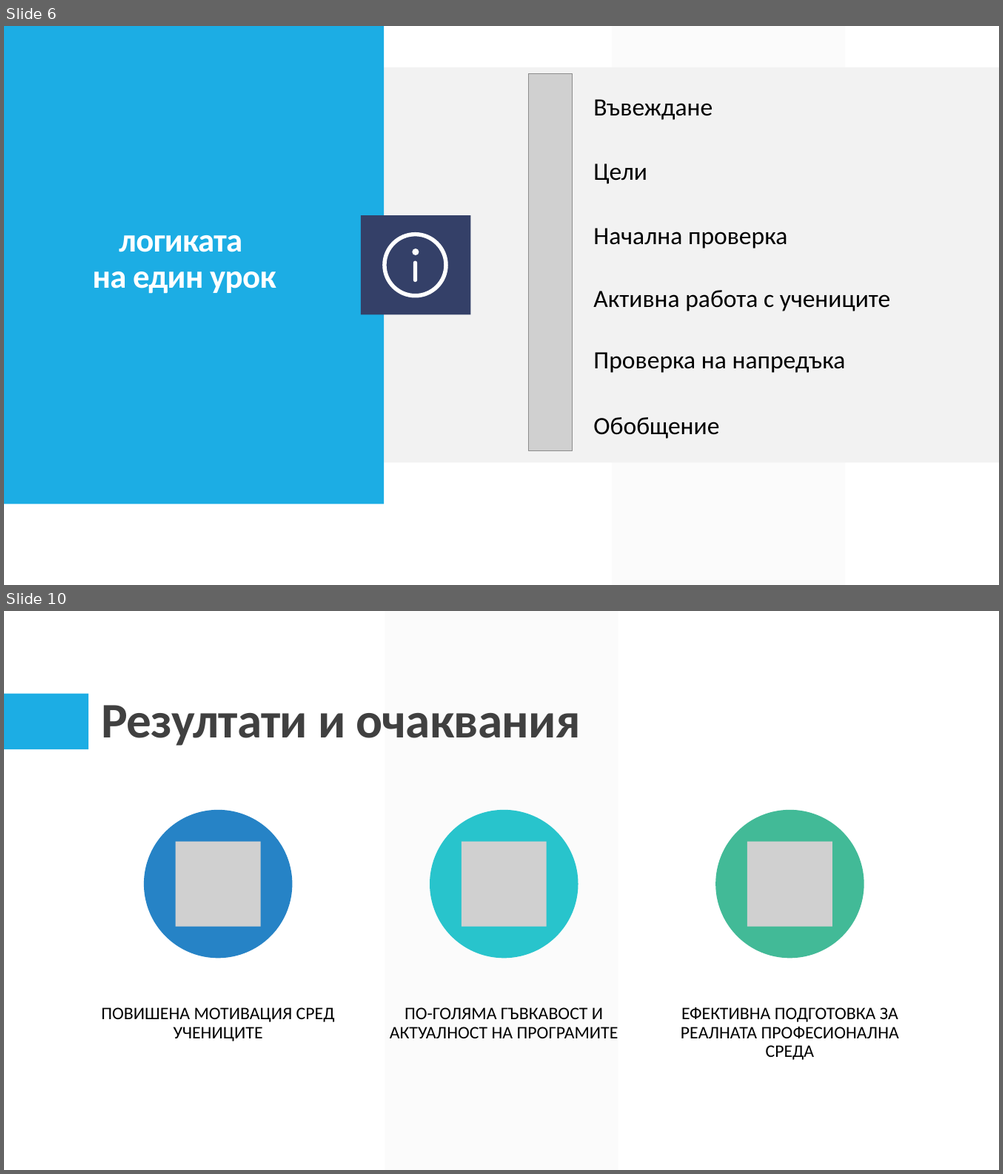
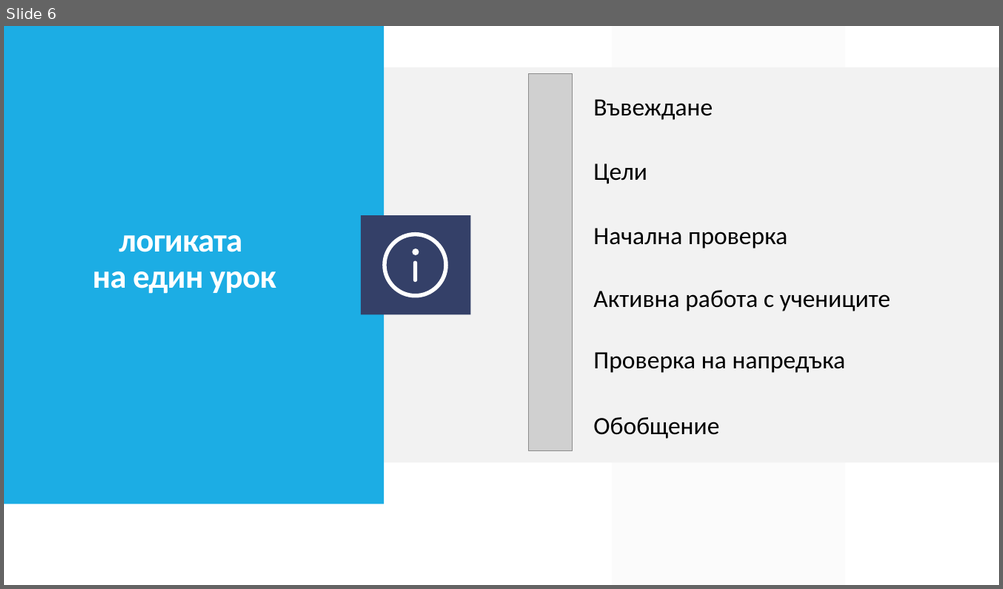
Before and after one commit to gimas-bansko/IRIDA, a slide deck: Проект/Представяне/ИРИДА.pptx. Shown one above the other, each under a label of ours: slides 6 and 10 before the commit, slide 6 after it; the slides between them are not shown. The pictures are 1003x1174 and 1003x589 pixels, drawn with LibreOffice and Linux fonts; fonts in the diff are those of the drawing; grey boxes stand for pictures. Boxes give left, top, right and bottom in pixels: in the first picture for what was removed or moved away, otherwise in the second. Text is boxed around its words. In the diff, an @@ line names an element or a change of style, - is before the commit and + after.

```diff
--- a/Проект/Представяне/ИРИДА.pptx
+++ b/Проект/Представяне/ИРИДА.pptx
@@ slide 10 removed at <box>4,611,999,1170</box>, background #FFFFFF @@
@@ parallelogram removed at <box>384,611,617,1170</box> @@
@@ rectangle removed at <box>4,694,88,750</box> @@
@@ title removed at <box>101,705,580,746</box> @@
-Резултати и очаквания
@@ group removed at <box>101,810,899,1060</box>: 3 ellipses, 3 pictures, 3 texts @@
-ПОВИШЕНА МОТИВАЦИЯ СРЕД УЧЕНИЦИТЕ
-ПО-ГОЛЯМА ГЪВКАВОСТ И АКТУАЛНОСТ НА ПРОГРАМИТЕ
-ЕФЕКТИВНА ПОДГОТОВКА ЗА РЕАЛНАТА ПРОФЕСИОНАЛНА СРЕДА
```
Also in this commit, not shown: 2 slides changed, 4 slides added, 3 other slides removed, 3 other files.
